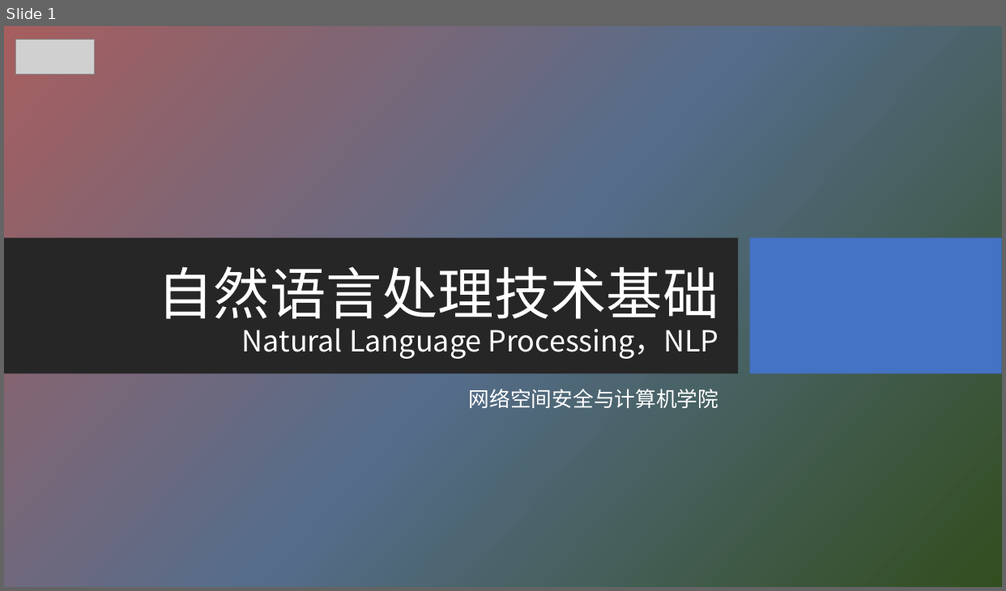
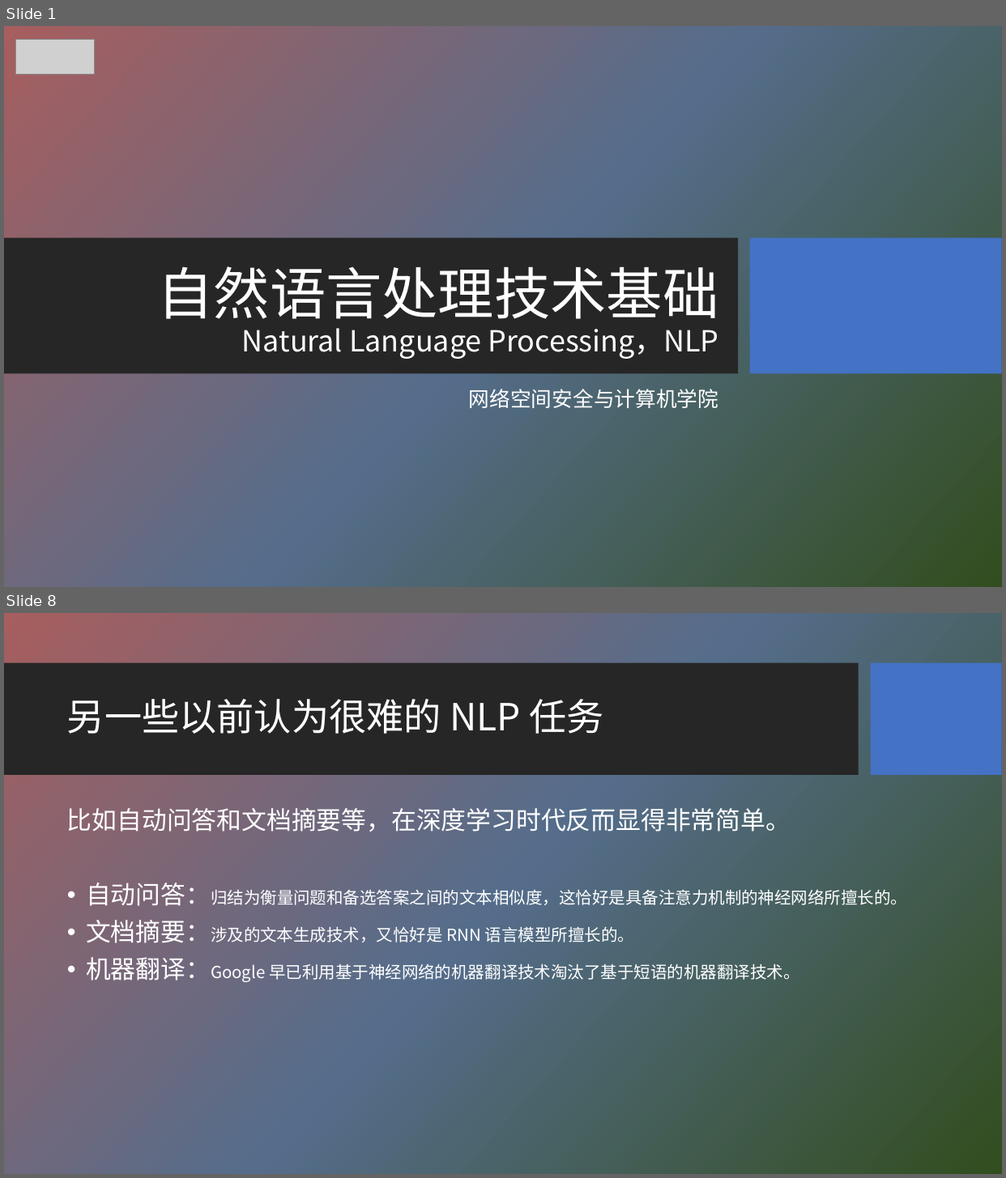
Before and after one commit to HBU/NLP_PPT, a slide deck: PPT-2020/ch09 语义分析.pptx. Shown one above the other, each under a label of ours: slide 1 before the commit, slides 1 and 8 after it; the slides between them are not shown. The pictures are 1006x591 and 1006x1178 pixels, drawn with LibreOffice and Linux fonts; fonts in the diff are those of the drawing; grey boxes stand for pictures; background and template pictures are left out. Boxes give left, top, right and bottom in pixels: in the first picture for what was removed or moved away, otherwise in the second. Text is boxed around its words. In the diff, an @@ line names an element or a change of style, - is before the commit and + after.

```diff
--- a/PPT-2020/ch09 语义分析.pptx
+++ b/PPT-2020/ch09 语义分析.pptx
@@ slide 8 added at box(4, 613, 1002, 1174), background picture (left out) @@
@@ rectangle added at box(4, 663, 859, 776), fill #262626 @@
@@ rectangle added at box(871, 663, 1002, 776), fill #4472C4 @@
@@ title added at box(67, 699, 603, 734), 36 pt, text #FFFFFF @@
+另一些以前认为很难的 NLP 任务
@@ text added at box(67, 808, 907, 983), 16 pt, text #FFFFFF @@
+比如自动问答和文档摘要等，在深度学习时代反而显得非常简单。
+• 自动问答：归结为衡量问题和备选答案之间的文本相似度，这恰好是具备注意力机制的神经网络所擅长的。
+• 文档摘要：涉及的文本生成技术，又恰好是 RNN 语言模型所擅长的。
+• 机器翻译：Google 早已利用基于神经网络的机器翻译技术淘汰了基于短语的机器翻译技术。
```
Also in this commit, not shown: 1 slide changed, 7 other slides added, 3 slides removed, 1 other file.
